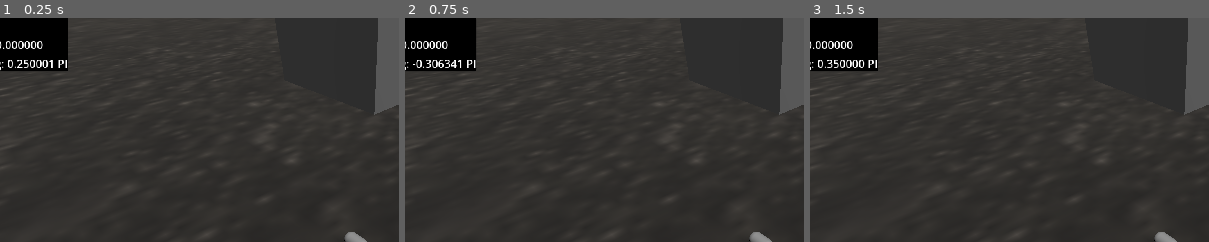
Above: before the commit, frames 1-3 (left to right).
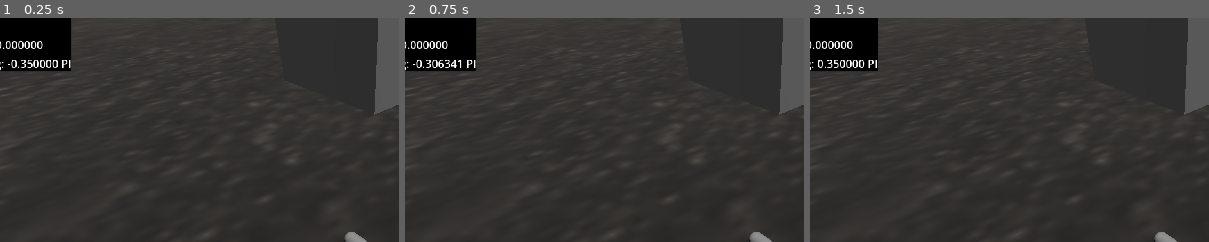
Above: after the commit, the same moments.

Repository: dantoso/DeliveryGame
Game: Godot game, scene res://Scenes/Sandbox.tscn
The game is run twice, just before and just after one commit, with the same random seed, the same clock (stepped at 60 frames per second) and the same inputs. The project has no main scene, so this scene is started directly.
Inputs (mouse positions are % of the whole screen's width and height, from its top left):
- Up to frame 1 (0.25 s): no input
- Up to frame 2 (0.75 s): tap Enter at 0.5 s; move the mouse to (72, 45) at 0.52 s; hold D (SteerRight) from 0.53 s (still down); hold Right mouse button (Brake) from 0.53 s (still down)
- Up to frame 3 (1.5 s): move the mouse to (30, 55) at 1.27 s; release D (SteerRight) at 1.28 s; release Right mouse button (Brake) at 1.28 s; hold S (SteerDown) from 1.28 s (still down); right-click (30, 55) at 1.35 s
The pictures show only the part of the screen within x 5-55%, y 0-50%; the shares and areas given below are measured in that part.

The runs differ from the first frame. In frame 1, 0.5% of the frame differs, in the area x 2-18%, y 0-24%; in frame 2, nothing differs; in frame 3, nothing differs.

Commit message:
fix: raycast collision

Diff:
--- a/Scripts/Player/Player.gd
+++ b/Scripts/Player/Player.gd
@@ -34,7 +34,7 @@
 	var from: = camera.project_ray_origin(mousePos)
 	var to: = from + camera.project_ray_normal(mousePos) * 100
 	var query: = PhysicsRayQueryParameters3D.create(from, to)
-
+	query.collision_mask = 4
 	var result: = space.intersect_ray(query)
 
 	if result:
